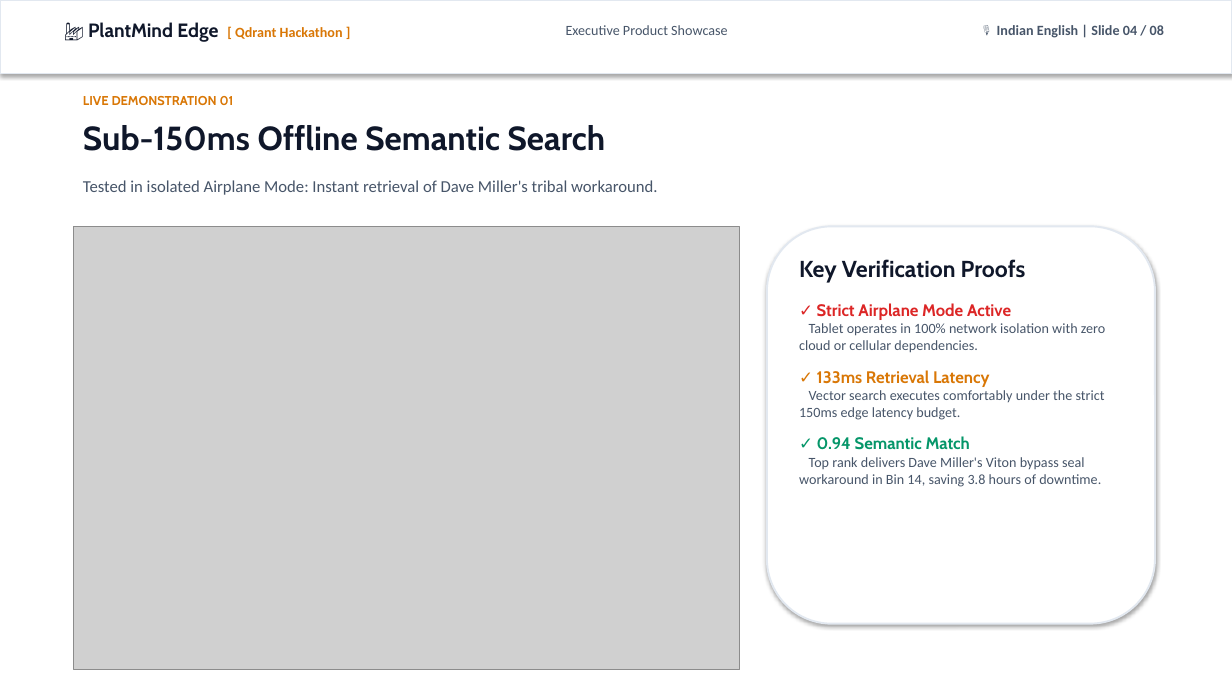
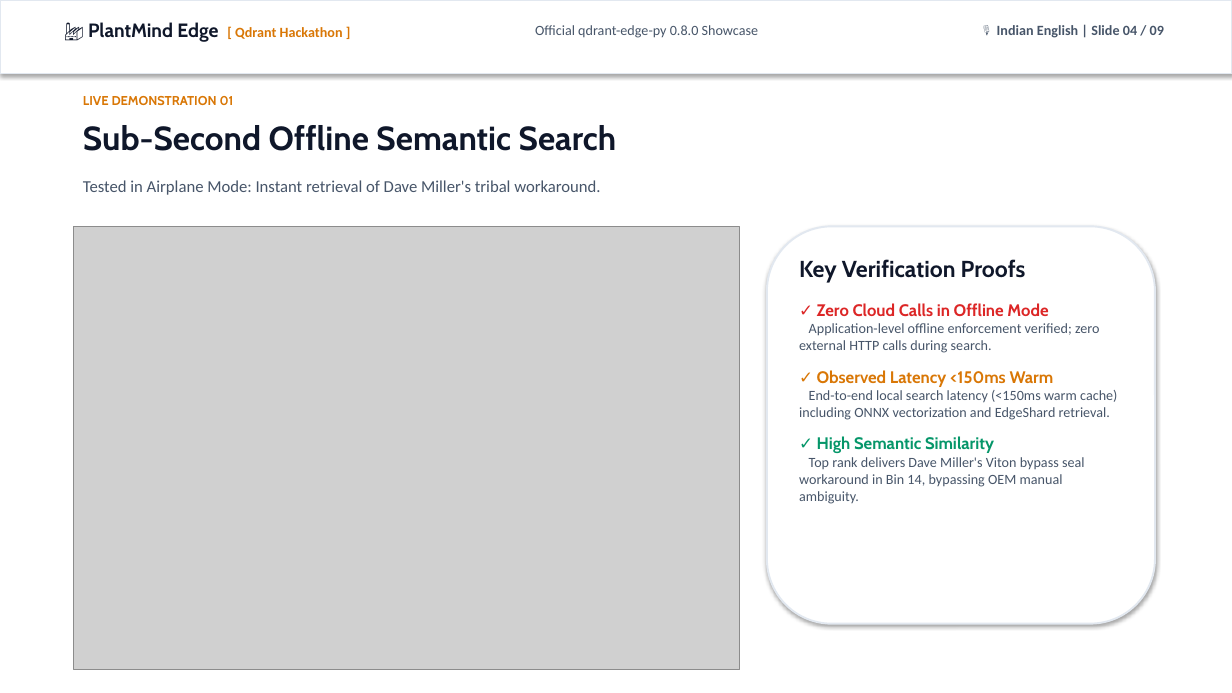
Before and after one commit to Pradhyut21/PlantMind-Edge-, a slide deck: slide 4 of PlantMind_Edge_Executive_Deck.pptx. Drawn at 1232x693 pixels with LibreOffice and Linux fonts; fonts in the diff are those of the drawing; grey boxes stand for pictures. Boxes give left, top, right and bottom in pixels: in the first picture for what was removed or moved away, otherwise in the second. Text is boxed around its words. In the diff, an @@ line names an element or a change of style, - is before the commit and + after.

Commit message:
feat: official qdrant-edge-py 0.8.0 integration, canonical assets, and strict 7/7 verification suite

```diff
--- a/PlantMind_Edge_Executive_Deck.pptx
+++ b/PlantMind_Edge_Executive_Deck.pptx
@@ text at (x1=535, y1=25, x2=759, y2=38): text changed @@
-Executive Product Showcase
+Official qdrant-edge-py 0.8.0 Showcase
@@ text at (x1=997, y1=25, x2=1164, y2=38): text changed @@
-🎙️ Indian English | Slide 04 / 08
+🎙️ Indian English | Slide 04 / 09
@@ text at (x1=83, y1=125, x2=617, y2=151): text changed @@
-Sub-150ms Offline Semantic Search
+Sub-Second Offline Semantic Search
@@ text at (x1=83, y1=180, x2=600, y2=195): text changed @@
-Tested in isolated Airplane Mode: Instant retrieval of Dave Miller's tribal workaround.
+Tested in Airplane Mode: Instant retrieval of Dave Miller's tribal workaround.
@@ text at (x1=799, y1=303, x2=1117, y2=504): text changed @@
-✓ Strict Airplane Mode Active
-Tablet operates in 100% network isolation with zero cloud or cellular dependencies.
-✓ 133ms Retrieval Latency
-Vector search executes comfortably under the strict 150ms edge latency budget.
-✓ 0.94 Semantic Match
-Top rank delivers Dave Miller's Viton bypass seal workaround in Bin 14, saving 3.8 hours of downtime.
+✓ Zero Cloud Calls in Offline Mode
+Application-level offline enforcement verified; zero external HTTP calls during search.
+✓ Observed Latency <150ms Warm
+End-to-end local search latency (<150ms warm cache) including ONNX vectorization and EdgeShard retrieval.
+✓ High Semantic Similarity
+Top rank delivers Dave Miller's Viton bypass seal workaround in Bin 14, bypassing OEM manual ambiguity.
```
Also in this commit, not shown: 6 other slides changed, 2 slides added, 1 slide removed, 46 other files.
